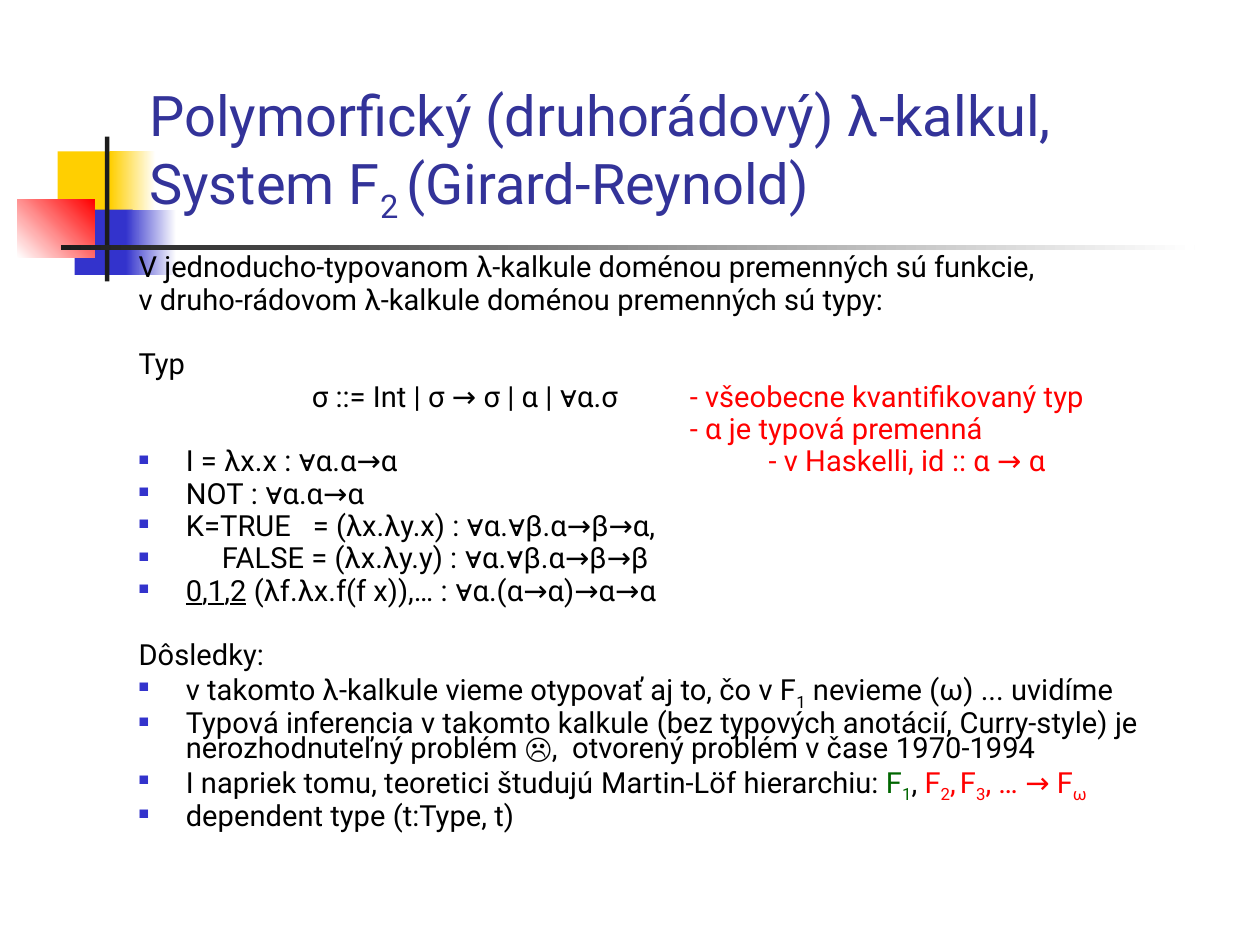
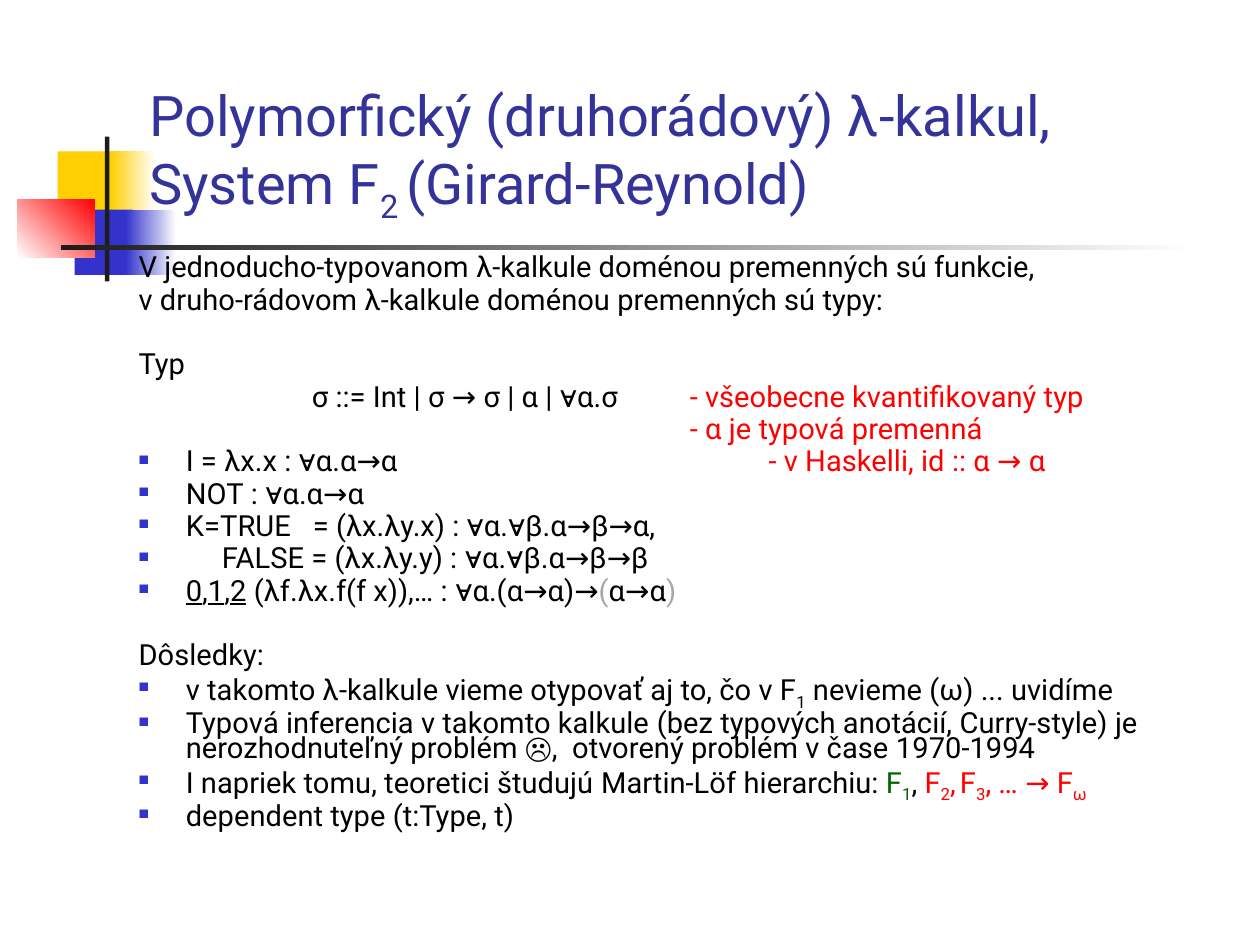
Before and after one commit to Funkcionalne/Prednasky, a slide deck: slide 34 of 08/08_fpro.ppt. Drawn at 1260x945 pixels with LibreOffice and Linux fonts; fonts in the diff are those of the drawing. Boxes give left, top, right and bottom in pixels: in the first picture for what was removed or moved away, otherwise in the second. Text is boxed around its words. In the diff, an @@ line names an element or a change of style, - is before the commit and + after.

```diff
--- a/08/08_fpro.ppt
+++ b/08/08_fpro.ppt
@@ text at <box>186,574,676,608</box>: text changed @@
-■ 0,1,2 (λf.λx.f(f x)),… : ∀α.(α→α)→α→α
+■ 0,1,2 (λf.λx.f(f x)),… : ∀α.(α→α)→(α→α)
```
Also in this commit, not shown: 22 other slides changed, 1 other file.
